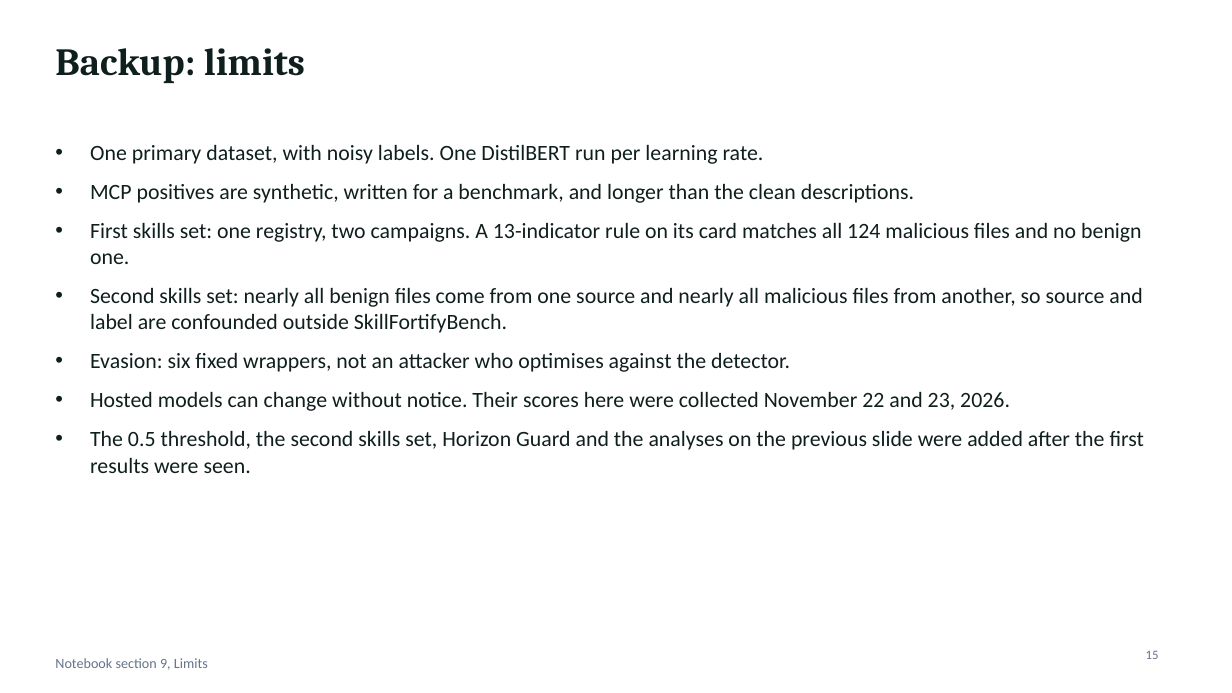
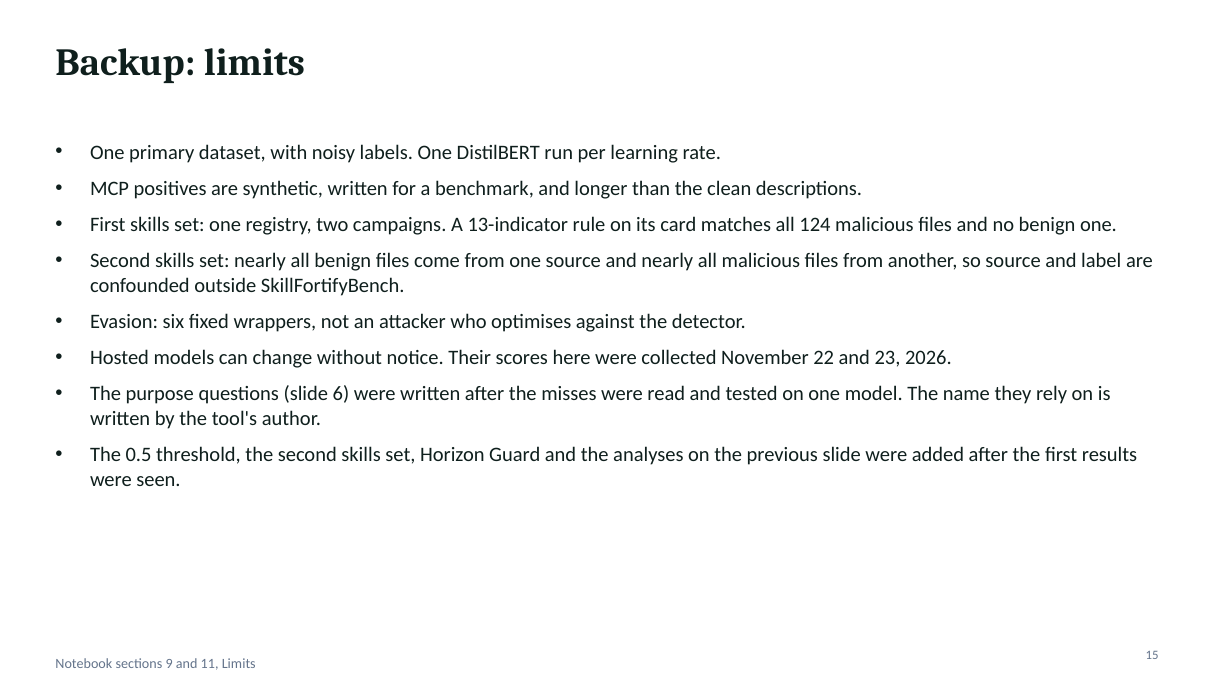
Before and after one commit to jonasneves/connector-gate, a slide deck: slide 15 of slides.pptx. Drawn at 1232x693 pixels with LibreOffice and Linux fonts; fonts in the diff are those of the drawing. Boxes give left, top, right and bottom in pixels: in the first picture for what was removed or moved away, otherwise in the second. Text is boxed around its words. In the diff, an @@ line names an element or a change of style, - is before the commit and + after.

```diff
--- a/slides.pptx
+++ b/slides.pptx
@@ text at [90, 144, 1153, 486]: size 17 to 16 pt in "One primary dataset, with noisy labels. One ...", "MCP positives are synthetic, written for a ...", "First skills set: one registry, two campaigns. ...", "Second skills set: nearly all benign files ..." and 3 more places; less space between paragraphs @@
@@ text at [90, 385, 1111, 429]: paragraph added @@
+• The purpose questions (slide 6) were written after the misses were read and tested on one model. The name they rely on is written by the tool's author.
@@ text at [55, 658, 256, 670]: text changed @@
-Notebook section 9, Limits
+Notebook sections 9 and 11, Limits
```
Also in this commit, not shown: 3 other slides changed, 1 slide added, 1 slide removed, 12 other files.
